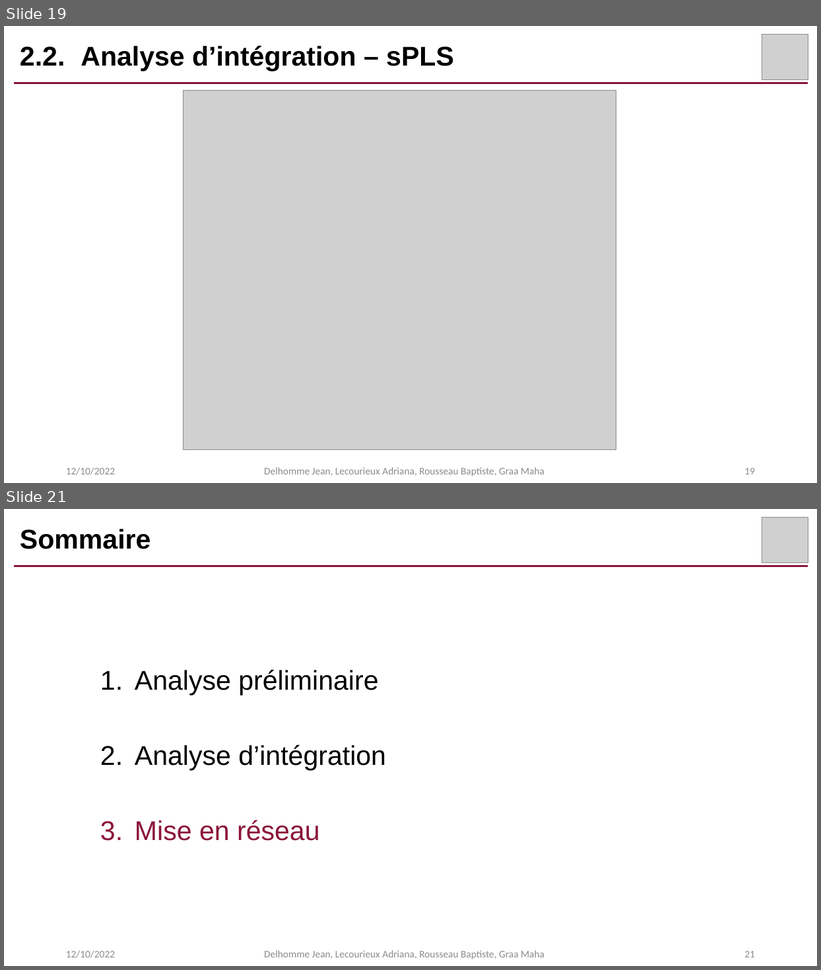
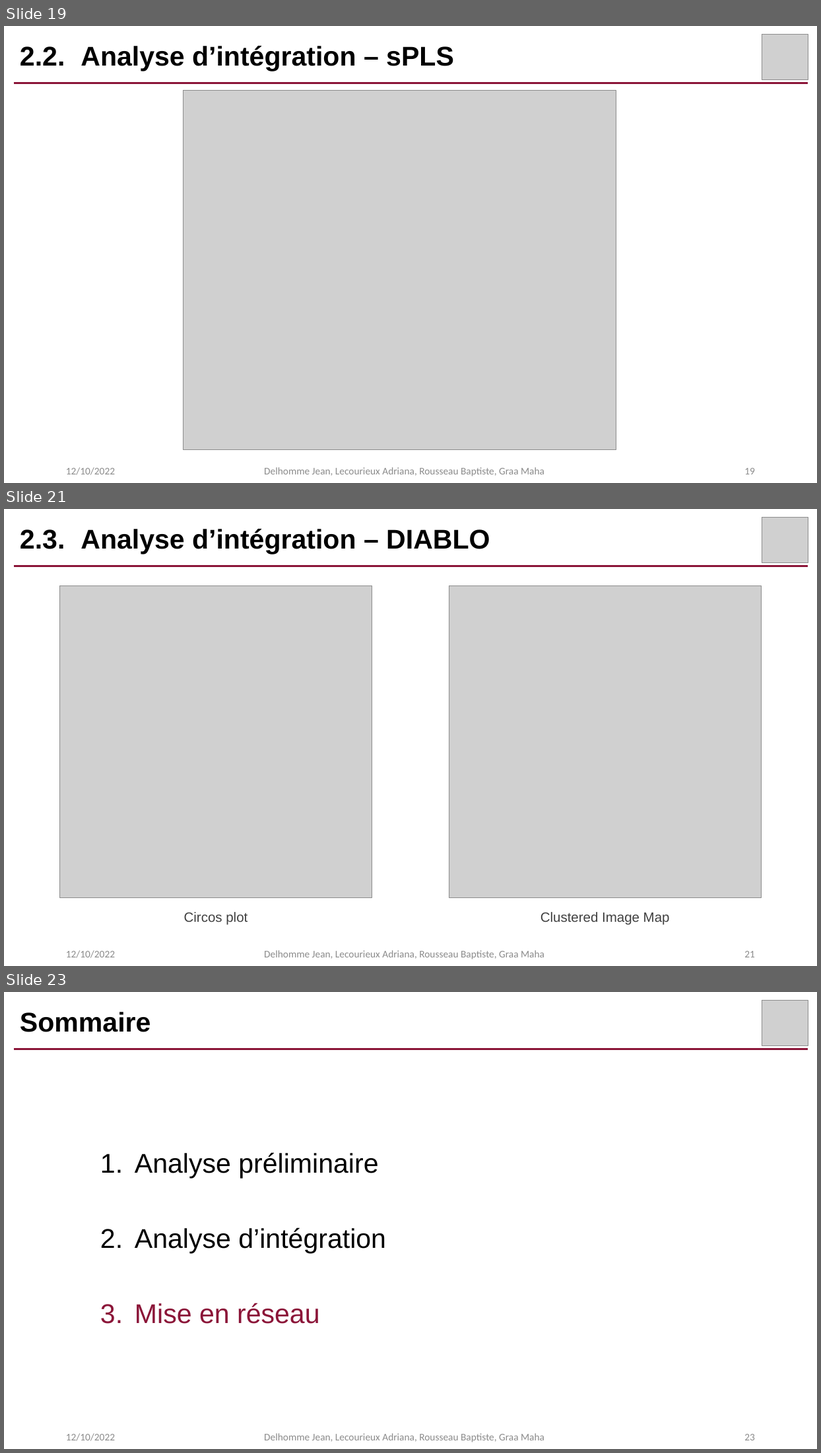
Before and after one commit to AdrianaLecourieux/multi_omics, a slide deck: presentation.pptx. Shown one above the other, each under a label of ours: slides 19 and 21 before the commit, slides 19, 21 and 23 after it; the slides between them are not shown. The pictures are 821x970 and 821x1453 pixels, drawn with LibreOffice and Linux fonts; fonts in the diff are those of the drawing; grey boxes stand for pictures. Boxes give left, top, right and bottom in pixels: in the first picture for what was removed or moved away, otherwise in the second. Text is boxed around its words. In the diff, an @@ line names an element or a change of style, - is before the commit and + after.

```diff
--- a/presentation.pptx
+++ b/presentation.pptx
@@ slide 21 added at bbox=[4, 509, 817, 966], background #FFFFFF @@
@@ picture added at bbox=[762, 517, 809, 562] @@
@@ title added at bbox=[20, 529, 490, 554], 32 pt, text #000000, bold @@
+2.3. Analyse d’intégration – DIABLO
@@ line added from (14, 566) to (808, 566), #8B1538 2.25 pt @@
@@ picture added at bbox=[60, 586, 372, 898] @@
@@ picture added at bbox=[450, 586, 762, 898] @@
@@ text added at bbox=[184, 912, 248, 925], 16 pt, text #404040 @@
+Circos plot
@@ text added at bbox=[541, 912, 670, 925], 16 pt, text #404040 @@
+Clustered Image Map
@@ text added at bbox=[66, 951, 115, 958], 12 pt, text #8C8C8C @@
+12/10/2022
@@ text added at bbox=[264, 951, 545, 960], 12 pt, text #8C8C8C @@
+Delhomme Jean, Lecourieux Adriana, Rousseau Baptiste, Graa Maha
@@ page number added at bbox=[745, 951, 755, 958], 12 pt, text #8C8C8C @@
+21
@@ what was slide 21 is now slide 23 @@
@@ page number at bbox=[745, 1434, 755, 1441]: text changed @@
-21
+23
```
Also in this commit, not shown: 2 slides changed, 3 other slides added.
